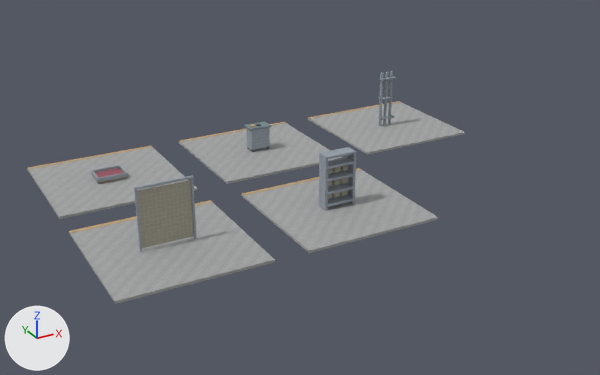
Two versions of the glTF model development/levels/primitive-props-v1/site-kits/level_blockout_kit_wld_07_mortuary_p04.glb, one commit apart.
Before and after are seen from a 50 mm lens placed at (-15.6, -28.9, 13.8), pointed at (-0.1, -0.7, -0.3). Every picture has the same lights, and +X, +Y and +Z are marked at lower left. The picture after the commit comes second. Vertices at exactly the same position are counted once.

Names of what the first picture shows: 'level_blockout_kit_wld_07_mortuary_p04'.
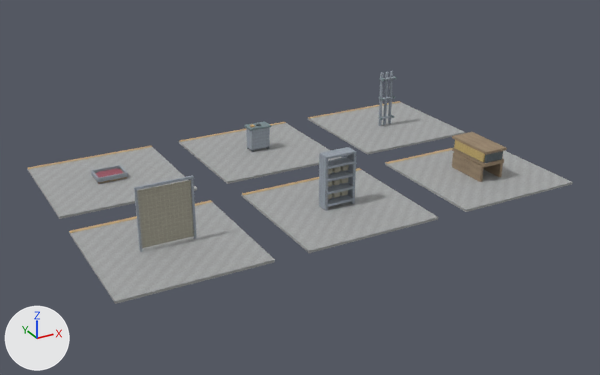
Where the change shows, as pixel boxes (x1, y1, x2, y2) in the pictures (600 x 375 px):
'level_blockout_kit_wld_07_mortuary_p04', reshaped (25% wider)
    before: (27, 71, 465, 304)
    after: (27, 71, 573, 304)
part 1 of me_vale_mortuary_expansion_map_kit_contact_room, added
    after: (385, 150, 573, 212)
part 2 of me_vale_mortuary_expansion_map_kit_contact_room, added
    after: (385, 148, 452, 164)
part 3 of me_vale_mortuary_expansion_map_kit_contact_room, added
    after: (484, 151, 503, 163)
part 4 of me_vale_mortuary_expansion_map_kit_contact_room, added (brown)
    after: (452, 152, 484, 182)
part 5 of me_vale_mortuary_expansion_map_kit_contact_room, added
    after: (484, 163, 503, 177)
part 6 of me_vale_mortuary_expansion_map_kit_contact_room, added
    after: (452, 147, 504, 167)
part 7 of me_vale_mortuary_expansion_map_kit_contact_room, added (brown)
    after: (452, 132, 507, 155)
part 8 of me_vale_mortuary_expansion_map_kit_contact_room, added
    after: (454, 140, 485, 162)

The change, as a list of edits to the scene's bpy script:
```text
Add img_image_9:
    img_image_9 = load_image('Image_9', '_unpacked/Image_9', 32, 32, 'sRGB')
Add img_image_10:
    img_image_10 = load_image('Image_10', '_unpacked/Image_10', 32, 32, 'sRGB')
Add mat_blockout_wood:
    mat_blockout_wood = bpy.data.materials.new('blockout_wood')
    # colours: beige #a89379
    # uses the picture img_image_9
Add mat_blockout_gilt:
    mat_blockout_gilt = bpy.data.materials.new('blockout_gilt')
    # colours: yellow #dabf7c
    # uses the picture img_image_10
Change me_vale_mortuary_expansion_map_kit_contact_room:
    used by ob_level_blockout_kit_wld_07_mortuary_p04; location = (0.0, 0.0, 0.0)
    remove me_vale_mortuary_expansion_map_kit_contact_room.from_pydata(...)  # 626 vertices, 980 faces; spans x -9.8..9.8, y -6.3..6.3, z -0.1..2.7
    add me_vale_mortuary_expansion_map_kit_contact_room.from_pydata(...)  # 698 vertices, 1088 faces; spans x -9.8..9.8, y -6.3..6.3, z -0.1..2.7
    me_vale_mortuary_expansion_map_kit_contact_room part 1: a new loose piece, a box spanning x 4.175..9.825, y -6.3..-0.7, z -0.11..-0.01, in mat_blockout_stone
    me_vale_mortuary_expansion_map_kit_contact_room part 2: a new loose piece, a box spanning x 4.175..9.825, y -0.89..-0.71, z -0.013..0.002, in mat_blockout_accent
    me_vale_mortuary_expansion_map_kit_contact_room part 3: a new loose piece, a box spanning x 6.55..7.45, y -4.52..-2.48, z 0.85..1.27, in mat_blockout_dark
    me_vale_mortuary_expansion_map_kit_contact_room part 4: a new loose piece, a box spanning x 6.42..6.54, y -4.44..-2.56, z 0.0..0.68, in mat_blockout_wood
    me_vale_mortuary_expansion_map_kit_contact_room part 5: a new loose piece, a box spanning x 7.46..7.58, y -4.44..-2.56, z 0.0..0.68, in mat_blockout_wood
    me_vale_mortuary_expansion_map_kit_contact_room part 6: a new loose piece, a box spanning x 6.49..7.51, y -4.58..-2.42, z 0.7..0.86, in mat_blockout_wood
    me_vale_mortuary_expansion_map_kit_contact_room part 7: a new loose piece, a box spanning x 6.46..7.54, y -4.61..-2.38, z 1.27..1.38, in mat_blockout_wood
    me_vale_mortuary_expansion_map_kit_contact_room part 8: a new loose piece, a box spanning x 6.47..6.55, y -4.44..-2.56, z 0.885..1.295, in mat_blockout_gilt
    other edits to the shape of me_vale_mortuary_expansion_map_kit_contact_room do not show in these pictures
    add me_vale_mortuary_expansion_map_kit_contact_room.materials.append(mat_blockout_wood)
    add me_vale_mortuary_expansion_map_kit_contact_room.materials.append(mat_blockout_gilt)
```
